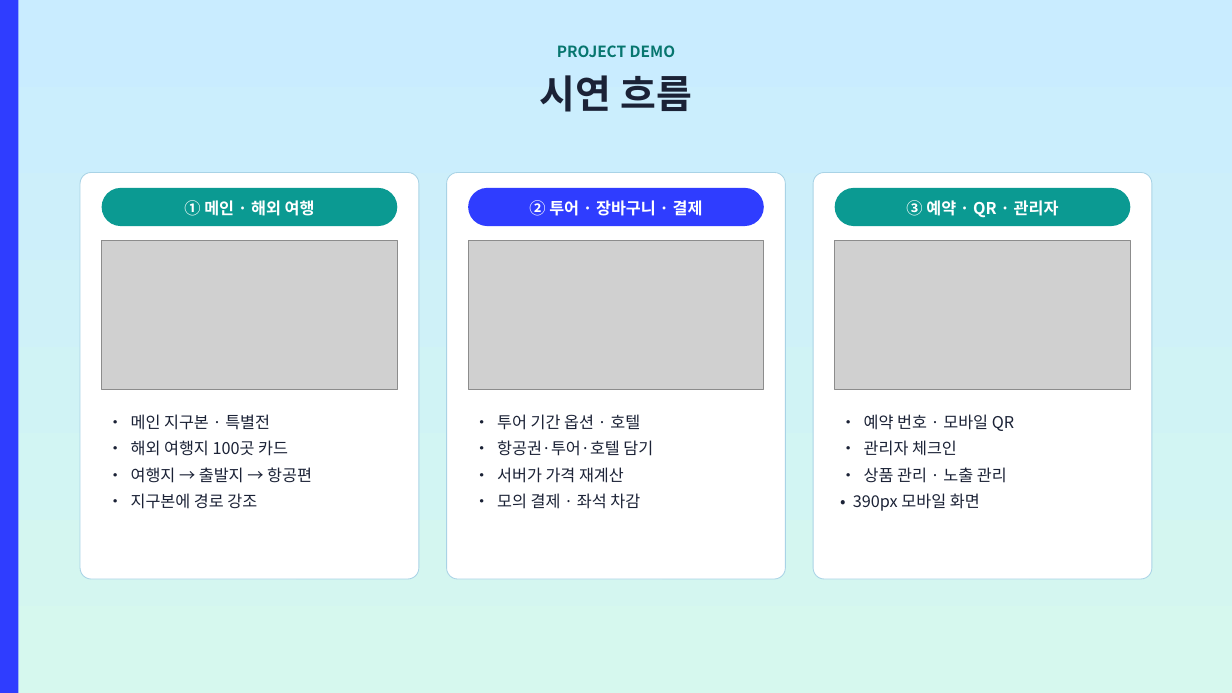
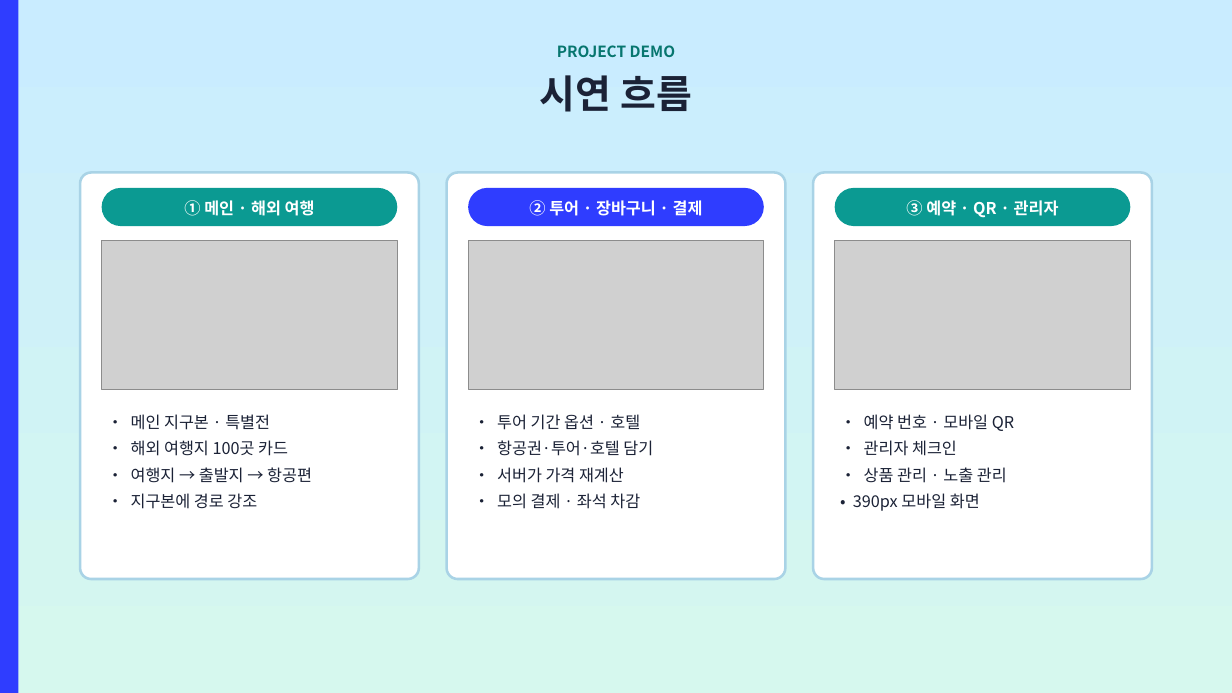
Before and after one commit to ho8566z/nado-gam_word, a slide deck: slide 12 of ppt_output/나도감_발표.pptx. Drawn at 1232x693 pixels with LibreOffice and Linux fonts; fonts in the diff are those of the drawing; grey boxes stand for pictures. Boxes give left, top, right and bottom in pixels: in the first picture for what was removed or moved away, otherwise in the second. Text is boxed around its words. In the diff, an @@ line names an element or a change of style, - is before the commit and + after.

```diff
--- a/ppt_output/나도감_발표.pptx
+++ b/ppt_output/나도감_발표.pptx
@@ outline #A9D3E6 1 pt to #A9D3E6 3 pt in 3 elements at box(80, 172, 419, 579), box(447, 172, 785, 579), box(813, 172, 1152, 579) @@
```
Also in this commit, not shown: 27 other slides changed, 1 other file.
